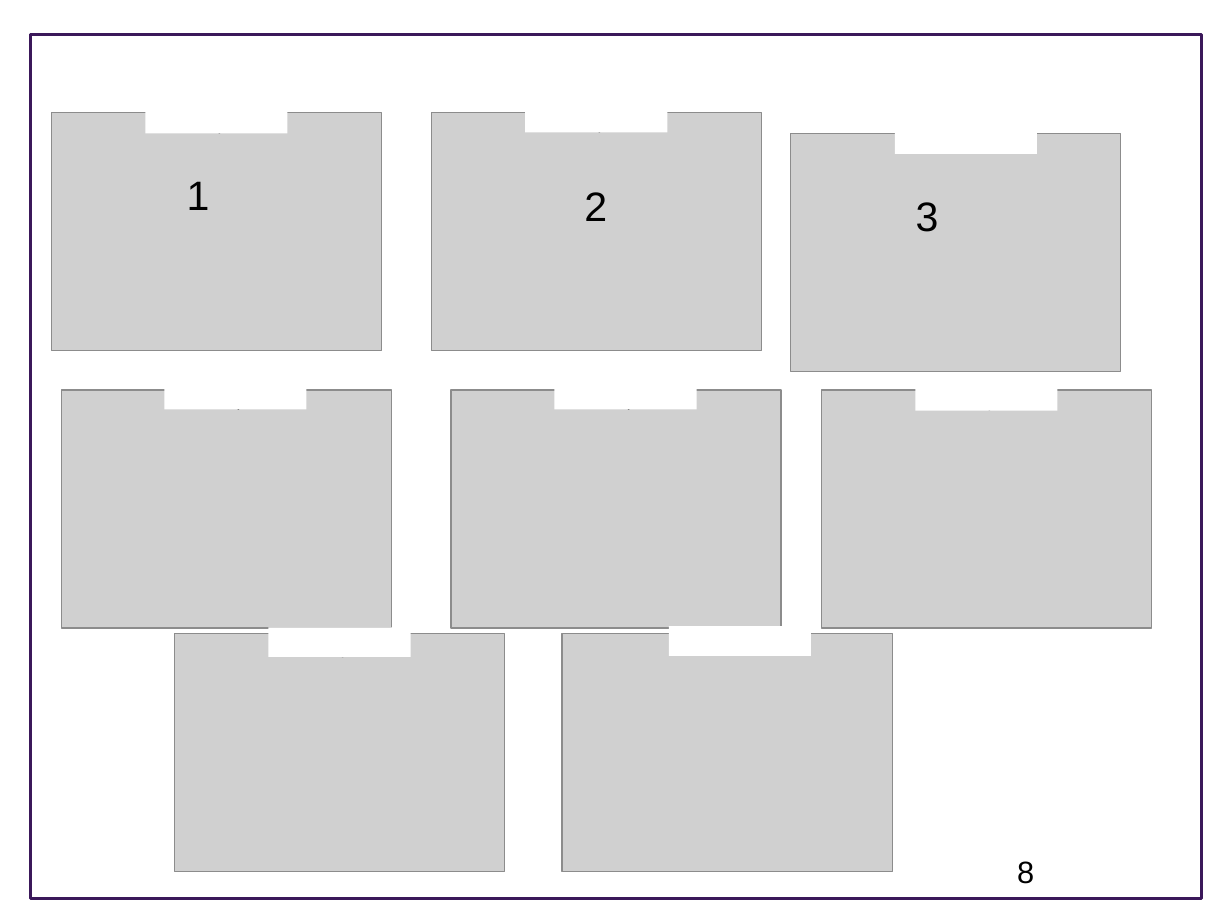
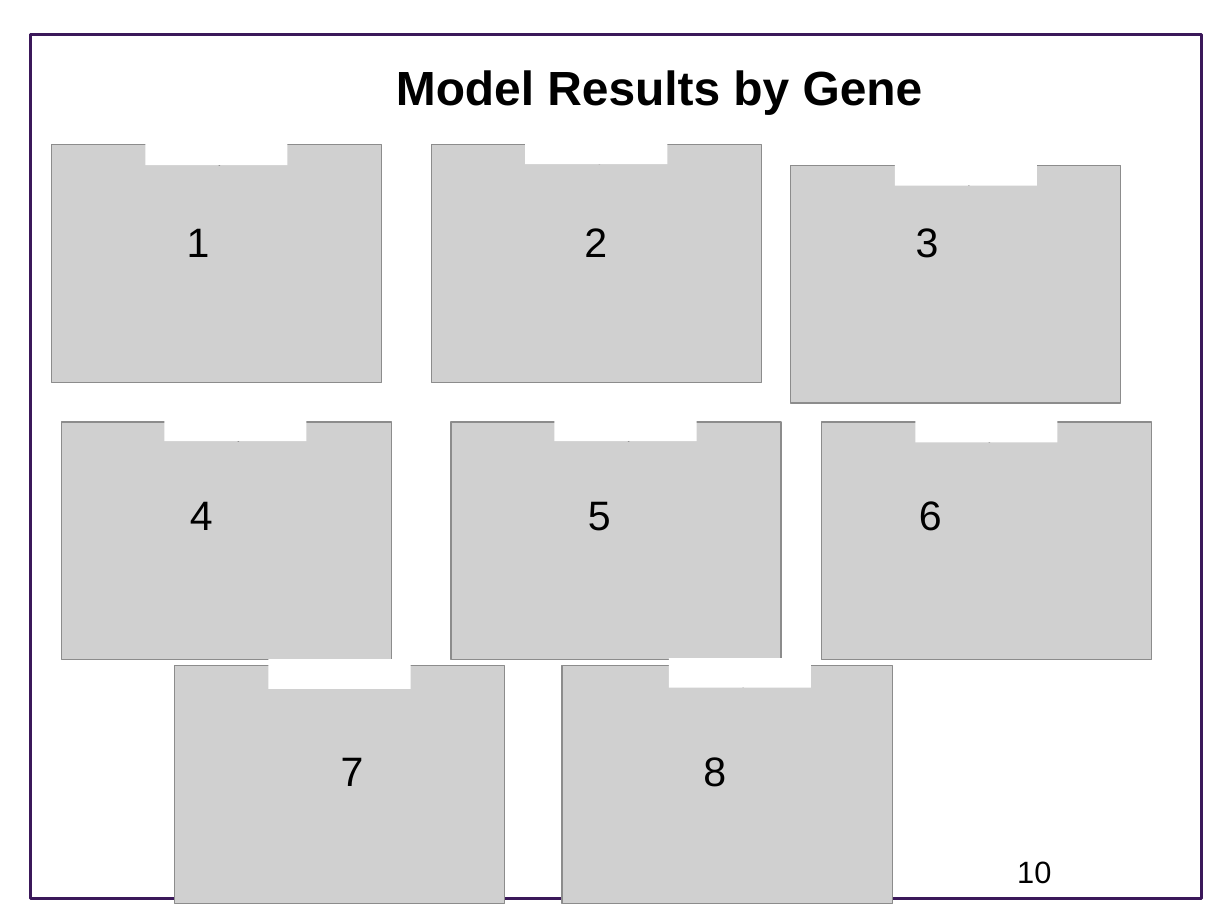
Before and after one commit to ModelEngineering/advancing-biomedical-models, a slide deck: slide 10 of ModelingGame/Summary of Approach to Modeling Game.pptx (slide 8 before the commit). Drawn at 1232x924 pixels with LibreOffice and Linux fonts; fonts in the diff are those of the drawing; grey boxes stand for pictures; background and template pictures are left out. Boxes give left, top, right and bottom in pixels: in the first picture for what was removed or moved away, otherwise in the second. Text is boxed around its words. In the diff, an @@ line names an element or a change of style, - is before the commit and + after.

```diff
--- a/ModelingGame/Summary of Approach to Modeling Game.pptx
+++ b/ModelingGame/Summary of Approach to Modeling Game.pptx
@@ text added at bbox=[396, 70, 923, 114], 28 pt, text #000000, bold @@
+Model Results by Gene
@@ rectangle: place and size @@
-rectangle at bbox=[145, 103, 287, 133]
+rectangle at bbox=[145, 136, 287, 165]
@@ text "1": place and size @@
-text "1" at bbox=[187, 181, 210, 210]
+text "1" at bbox=[187, 228, 210, 257]
@@ text "2": place and size @@
-text "2" at bbox=[584, 192, 607, 221]
+text "2" at bbox=[584, 228, 607, 257]
@@ text "3": place and size @@
-text "3" at bbox=[916, 202, 939, 232]
+text "3" at bbox=[916, 228, 939, 258]
@@ 8 pictures, 7 rectangles: place and size @@
-8 pictures, 7 rectangles at bbox=[52, 102, 1152, 871]
+8 pictures, 7 rectangles at bbox=[52, 134, 1152, 903]
@@ text added at bbox=[190, 501, 213, 530], 24 pt, text #000000 @@
+4
@@ text added at bbox=[588, 501, 611, 531], 24 pt, text #000000 @@
+5
@@ text added at bbox=[919, 501, 942, 531], 24 pt, text #000000 @@
+6
@@ text added at bbox=[341, 757, 364, 786], 24 pt, text #000000 @@
+7
@@ text added at bbox=[703, 757, 726, 787], 24 pt, text #000000 @@
+8
@@ page number at bbox=[1017, 861, 1051, 884]: text changed @@
-8
+10
```
Also in this commit, not shown: 4 other slides changed, 6 slides added, 3 slides removed.
